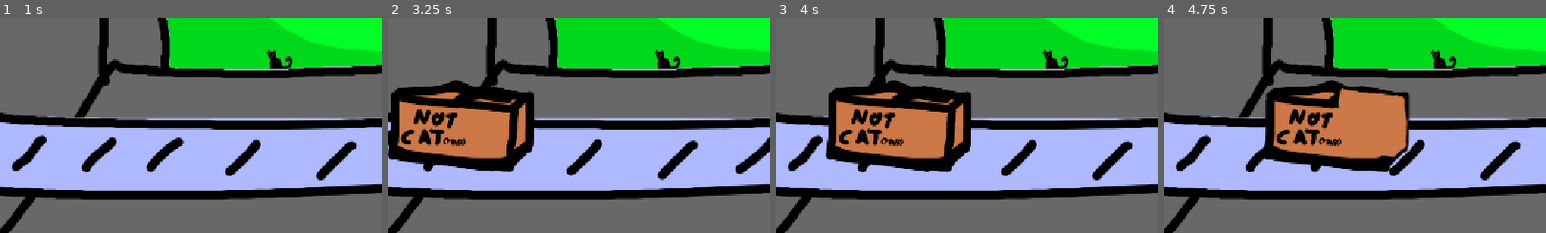
Above: before the commit, frames 1-4 (left to right).
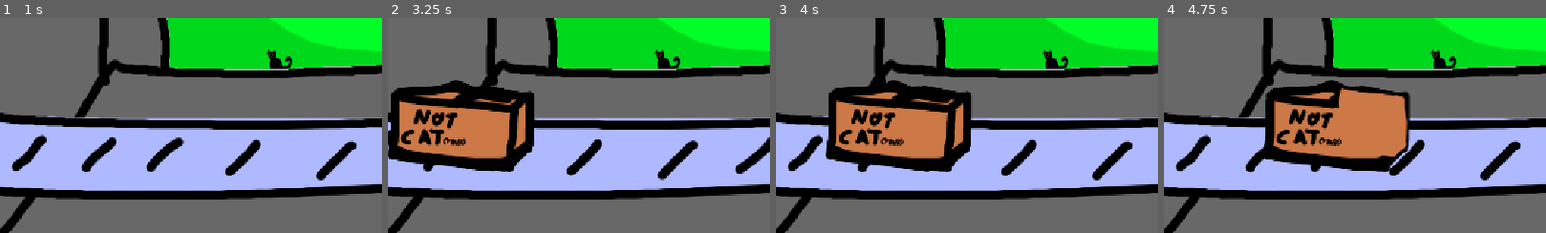
Above: after the commit, the same moments.

Repository: zwiebelkaramell/KITTY-KONTRABAND
Game: Godot game, scene res://Assets/Scenes/Startup.tscn
The game is run twice, just before and just after one commit, with the same random seed, the same clock (stepped at 60 frames per second) and the same inputs.
Inputs (mouse positions are % of the whole screen's width and height, from its top left):
- Up to frame 1 (1 s): click "STRAT" at 0.5 s
- Up to frame 2 (3.25 s): click (90, 87) at 1.25 s; click (90, 87) at 2 s; click (90, 87) at 2.75 s
- Up to frame 3 (4 s): move the mouse to (72, 45) at 3.52 s
- Up to frame 4 (4.75 s): move the mouse to (30, 55) at 4.27 s
The pictures show only the part of the screen within x 0-50%, y 35-85%; the shares and areas given below are measured in that part.

Frame 1 is identical in both runs. In frame 2, 0.1% of the frame differs, in the area x 0-39%, y 57-72%; in frame 3, 0.1%; in frame 4, 0.2%, in the area x 26-65%, y 31-72%.

Commit message:
Weaving spaghetti (linking content objects)

Diff:
--- a/Assets/Scenes/Instances/xray.tscn
+++ b/Assets/Scenes/Instances/xray.tscn
@@ -1,7 +1,12 @@
 [gd_scene format=3 uid="uid://bkh2odfmymt2r"]
 
 [ext_resource type="Texture2D" uid="uid://duw1rmy747f1b" path="res://Assets/Art/temp_xray.png" id="1_qfxcs"]
+[ext_resource type="Script" uid="uid://bjctwub7km45v" path="res://Assets/Scripts/xray.gd" id="2_dvl6v"]
 
 [node name="Xray" type="Sprite2D" unique_id=955979165]
 texture = ExtResource("1_qfxcs")
 centered = false
+script = ExtResource("2_dvl6v")
+
+[node name="Contents" type="Sprite2D" parent="." unique_id=69195861]
+centered = false
--- /dev/null
+++ b/Assets/Scripts/Object scripts/Contents.gd
@@ -0,0 +1,5 @@
+extends Node
+
+@export var is_cat: bool
+@export var difficulty: int
+@export var path: String
--- /dev/null
+++ b/Assets/Scripts/Object scripts/ObjectList.gd
@@ -0,0 +1,18 @@
+extends Node
+
+var content = load("res://Assets/Scripts/Object scripts/Contents.gd")
+
+func add_data(is_cat: bool, difficulty: int, path: String):
+	var c = content.new()
+	c.is_cat = is_cat
+	c.difficulty = difficulty
+	c.path = path
+	return c
+
+@export var non_cat = [
+	add_data(false, 0, "res://Assets/Art/temp_xray.png")
+]
+
+@export var cat = [
+	add_data(true, 0, "res://Assets/Art/temp_cat.png")
+]
--- a/Assets/Scripts/globals.gd
+++ b/Assets/Scripts/globals.gd
@@ -4,6 +4,11 @@
 ####### GLOBALS #######
 # snake_case for constants, PascalCase for variables
 
+var fail_num = 3
+
+var CatNum = 3
+var Quota = 10
+var PKGList = []
 
 var Speed = 100
 var IsXray = false
--- a/Assets/Scripts/main.gd
+++ b/Assets/Scripts/main.gd
@@ -1,6 +1,8 @@
 extends Node2D
 var box_scene = preload("res://Assets/Scenes/Instances/Box.tscn")
-var xray_scene = preload("res://Assets/Scenes/Instances/xray.tscn")
+var xray_scene = preload("res://Assets/Scenes/Instances/Xray.tscn")
+
+var obj_list = load("res://Assets/Scripts/Object scripts/ObjectList.gd").new()
 
 func _process(delta: float) -> void:
 	$Boxes.position.x += (G.Speed*delta)
@@ -28,12 +30,20 @@
 	var xray = xray_scene.instantiate()
 	box.position = $Marker_Spawn.position - $Boxes.position
 	xray.position = $Marker_Spawn.position - $Boxes.position
+	xray.pass_obj(G.PKGList[0])
+	xray.get_child(0).set_texture(load(xray.cont_obj.path))
+	G.PKGList.pop_at(0)
 	$Boxes/BackBufferCopy.add_child(box)
 	$Boxes.add_child(xray)
 	$Timers/BoxSpawn.start()
 	pass
 
 func day_start(): #pull data on magic objects, replace some with cats
+	var package_num = G.Quota + G.CatNum + G.fail_num + 6 #how many packages to distribute
+	for n in range(0, package_num):
+		var x = randi_range(0, (len(obj_list.non_cat)-1)) #randi_range is inclusive for some reason
+		G.PKGList.append(obj_list.non_cat[x])
+		pass
 	pass
 
 func sound_update():
--- /dev/null
+++ b/Assets/Scripts/xray.gd
@@ -0,0 +1,6 @@
+extends Sprite2D
+
+var cont_obj: Object
+
+func pass_obj(obj: Object):
+	cont_obj = obj
Not shown, added: Assets/Art/Conveyer/the fancier conveyer belt/ball1conveyor.png.import
Not shown, added: Assets/Art/Conveyer/the fancier conveyer belt/ball2conveyor.png.import
Not shown, added: Assets/Art/Conveyer/the fancier conveyer belt/conveyorlines1.png.import
Not shown, added: Assets/Art/Conveyer/the fancier conveyer belt/conveyorlines2.png.import
Not shown, added: Assets/Art/Conveyer/the fancier conveyer belt/conveyorlines3.png.import
Not shown, added: Assets/Art/Conveyer/the fancier conveyer belt/flatheadbolts.png.import
Not shown, added: Assets/Art/Conveyer/the fancier conveyer belt/outline.png.import
Binary file added: Assets/Art/temp_cat.png
Not shown, added: Assets/Art/temp_cat.png.import
Not shown, added: Assets/Scripts/Object scripts/Contents.gd.uid
Not shown, added: Assets/Scripts/Object scripts/ObjectList.gd.uid
Not shown, added: Assets/Scripts/xray.gd.uid
